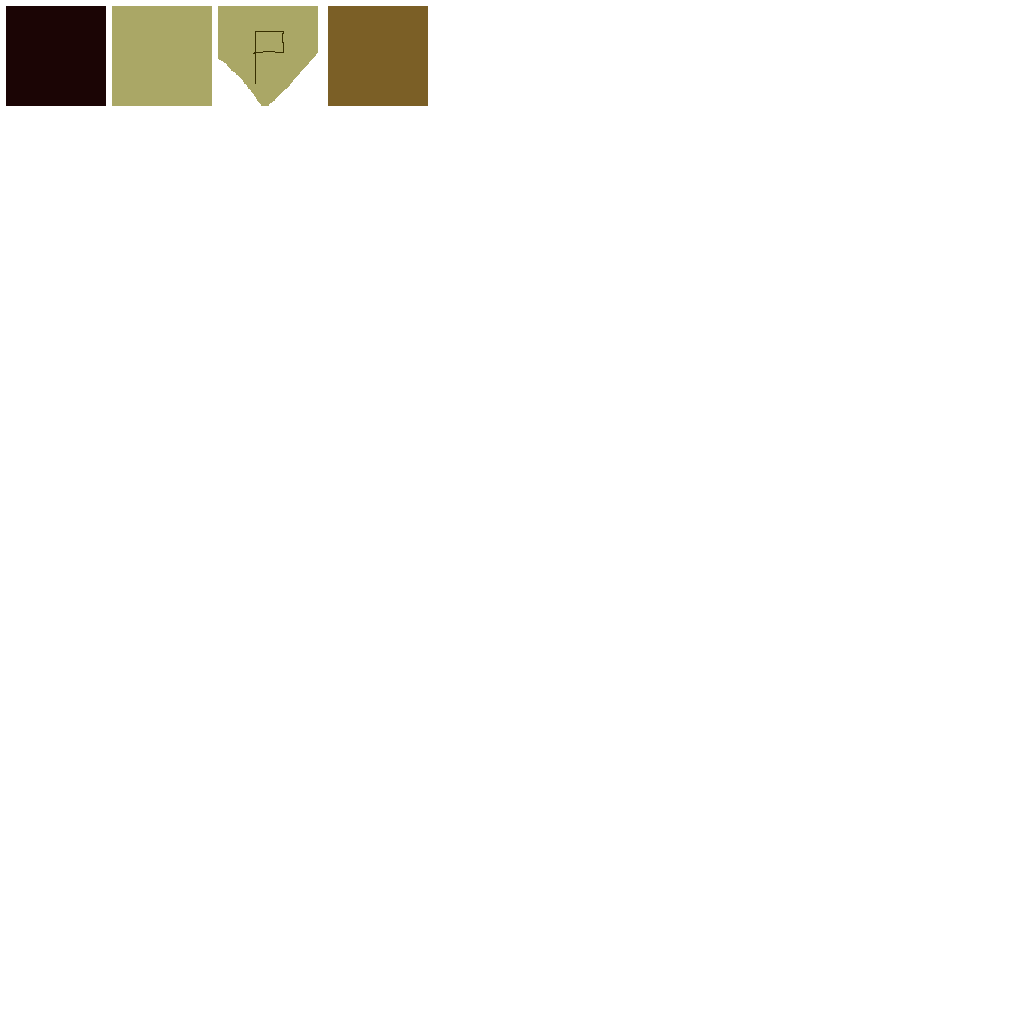
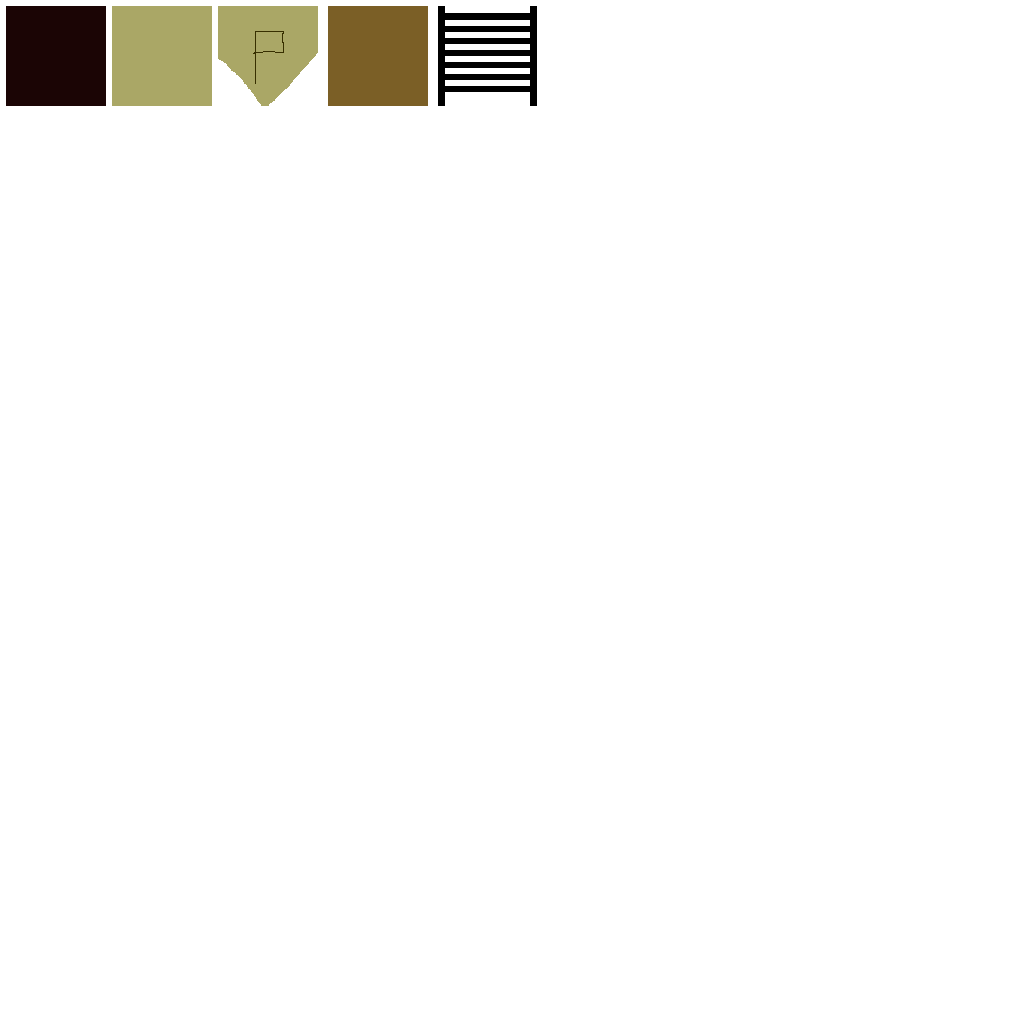
Layer changes from the first 1024 × 1024 image to the second:
added layer "Ladder" above "invincibleRock" over [left=438, top=6, right=537, bottom=106]
